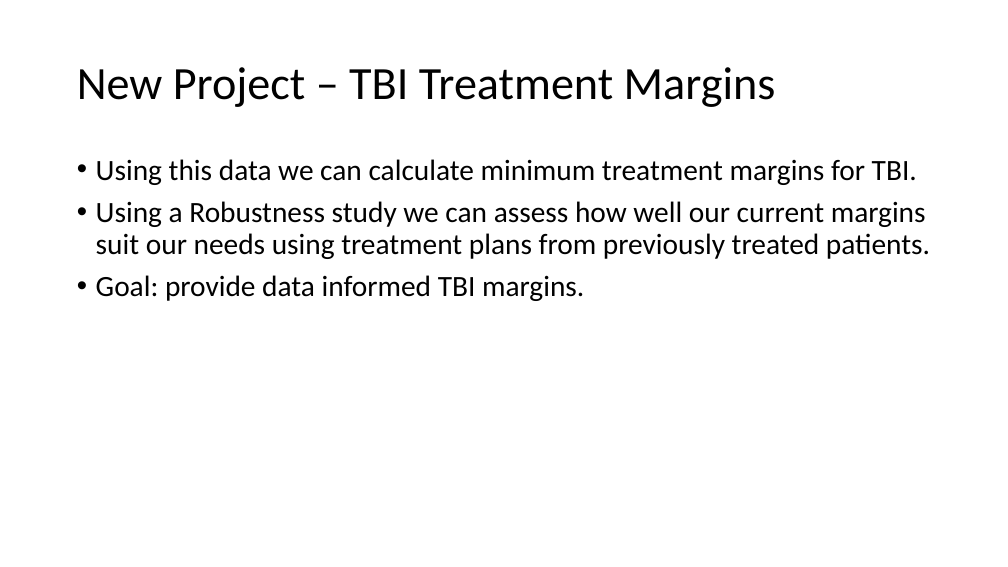
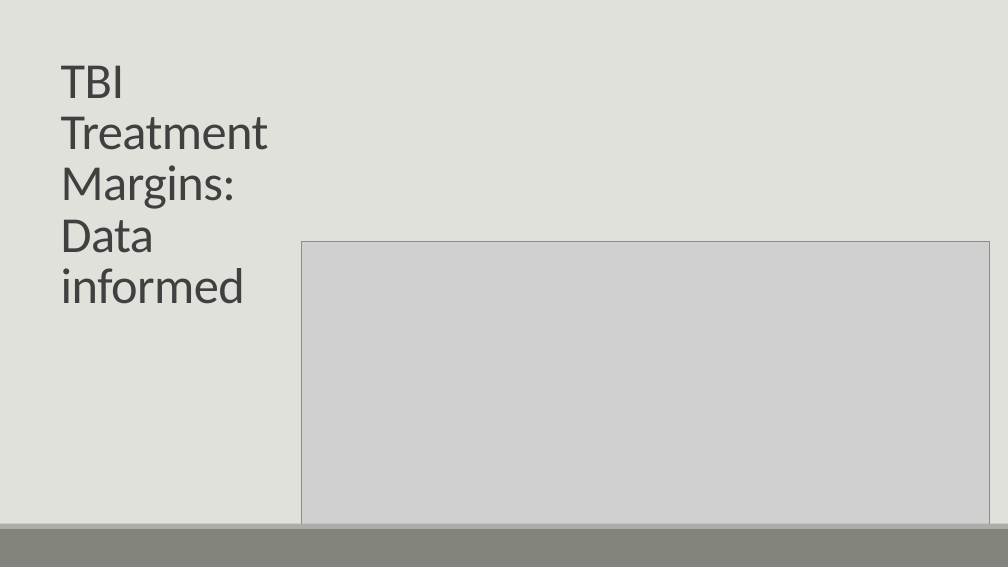
Before and after one commit to CNorthwayMedPhys/Full-Body-Flow-Model-Project, a slide deck: slide 22 of Working Documents/Committee Meeting.pptx (slide 20 before the commit). Drawn at 1008x567 pixels with LibreOffice and Linux fonts; fonts in the diff are those of the drawing; grey boxes stand for pictures. Boxes give left, top, right and bottom in pixels: in the first picture for what was removed or moved away, otherwise in the second. Text is boxed around its words. In the diff, an @@ line names an element or a change of style, - is before the commit and + after.

```diff
--- a/Working Documents/Committee Meeting.pptx
+++ b/Working Documents/Committee Meeting.pptx
@@ background #FFFFFF to #E1E1DB @@
@@ rectangle added at <box>0,0,1008,524</box>, fill #E1E1DB @@
@@ title "TBI Treatment Margins: Data informed" at <box>61,65,269,304</box>: vertical alignment middle to top @@
@@ title at <box>61,65,269,304</box>: text changed; size 44 to 48 pt; text colour #000000 to #404040 @@
-New Project – TBI Treatment Margins
+TBI Treatment Margins: Data informed
@@ text removed at <box>96,159,930,301</box> @@
-• Using this data we can calculate minimum treatment margins for TBI.
-• Using a Robustness study we can assess how well our current margins suit our needs using treatment plans from previously treated patients.
-• Goal: provide data informed TBI margins.
@@ picture added at <box>302,242,990,543</box> @@
@@ rectangle added at <box>0,524,1008,529</box>, fill #ACADA8 @@
@@ rectangle added at <box>0,529,1008,567</box>, fill #82847C @@
```
Also in this commit, not shown: 20 other slides changed, 4 slides added, 52 other files.
